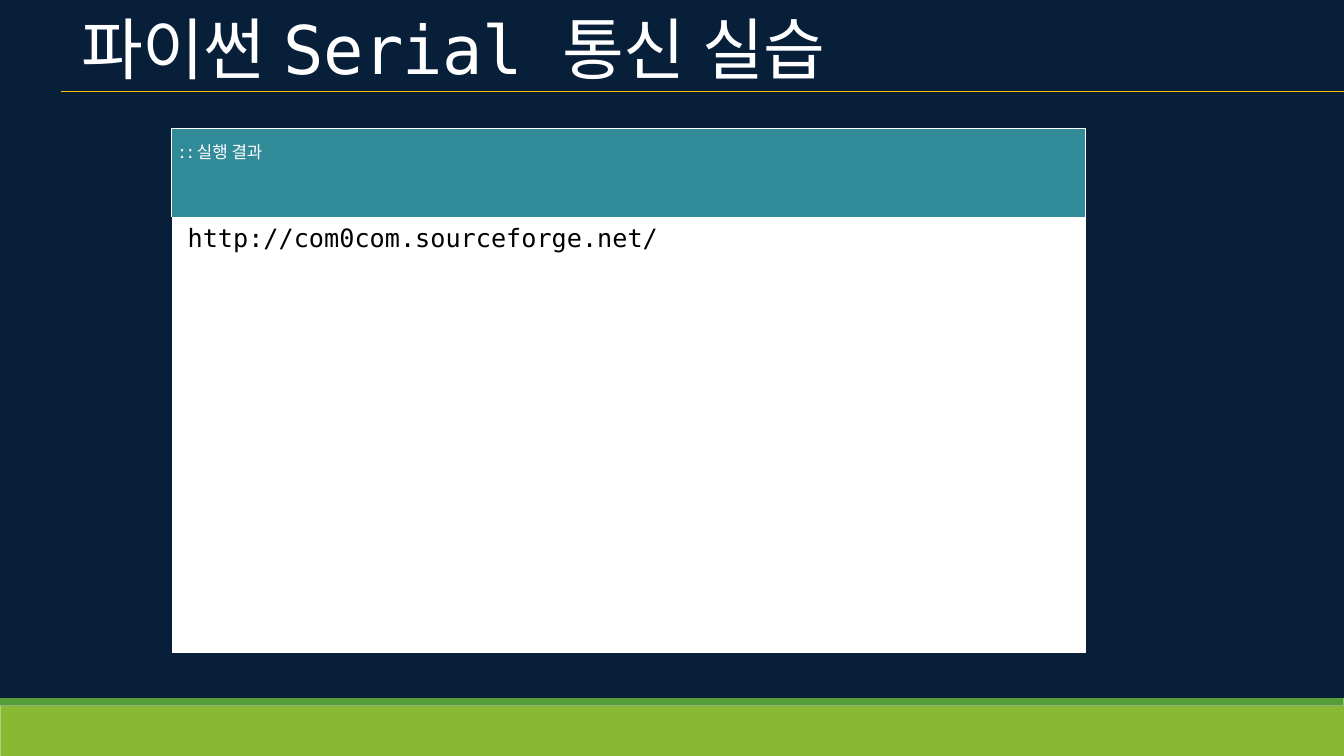
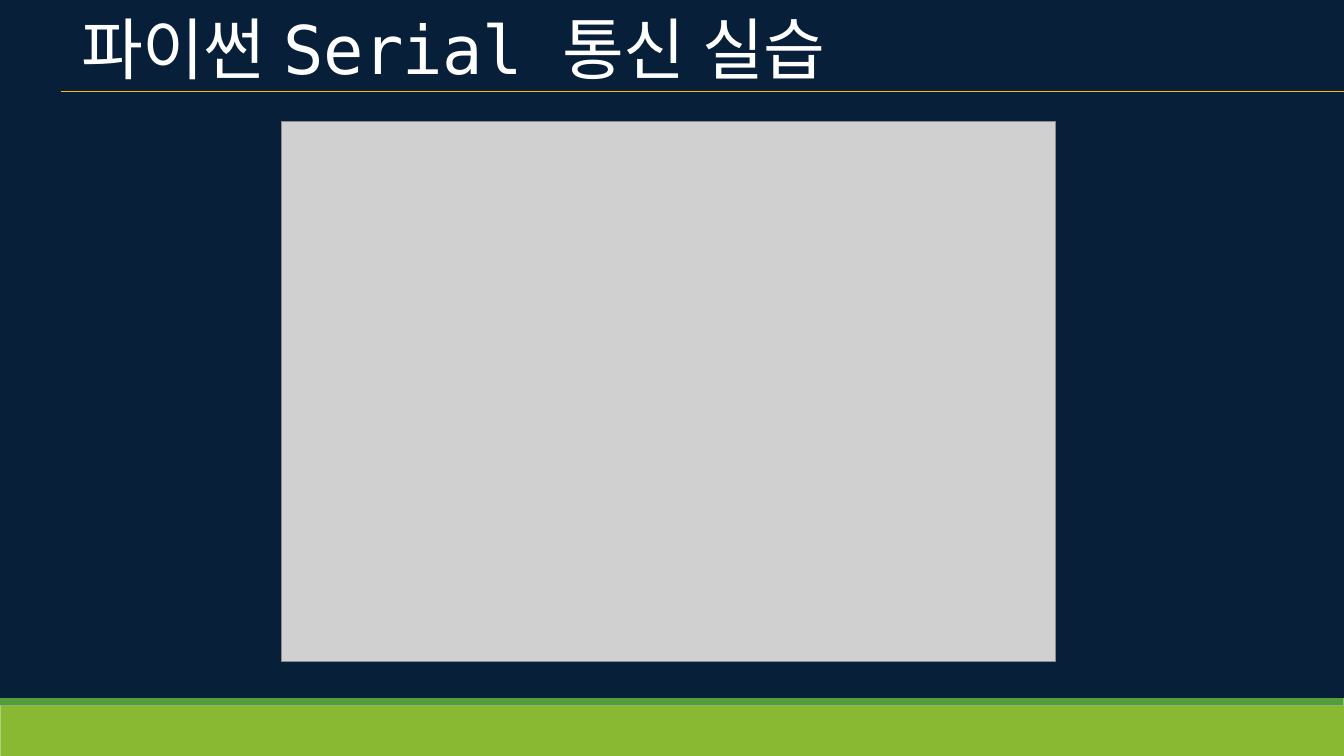
Before and after one commit to bmj815/PythonClass, a slide deck: slide 5 of 파이썬 Serial 통신 실습.pptx (slide 3 before the commit). Drawn at 1344x756 pixels with LibreOffice and Linux fonts; fonts in the diff are those of the drawing; grey boxes stand for pictures; background and template pictures are left out. Boxes give left, top, right and bottom in pixels: in the first picture for what was removed or moved away, otherwise in the second. Text is boxed around its words. In the diff, an @@ line names an element or a change of style, - is before the commit and + after.

```diff
--- a/파이썬 Serial 통신 실습.pptx
+++ b/파이썬 Serial 통신 실습.pptx
@@ table removed at (171, 128, 1086, 653), 2 rows, 1 columns @@
-ː ː 실행 결과
-http://com0com.sourceforge.net/
@@ picture added at (281, 121, 1056, 660) @@
```
Also in this commit, not shown: 5 slides added.
